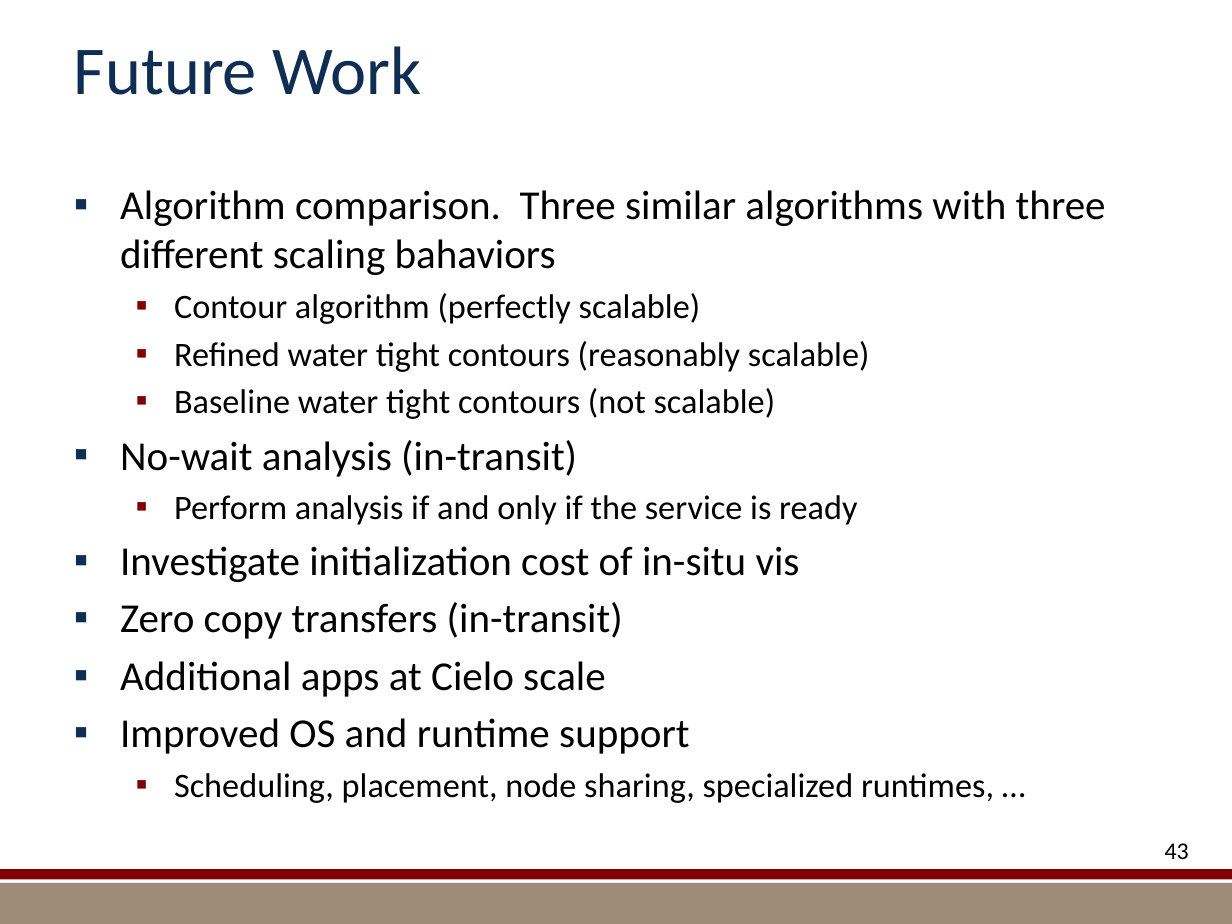
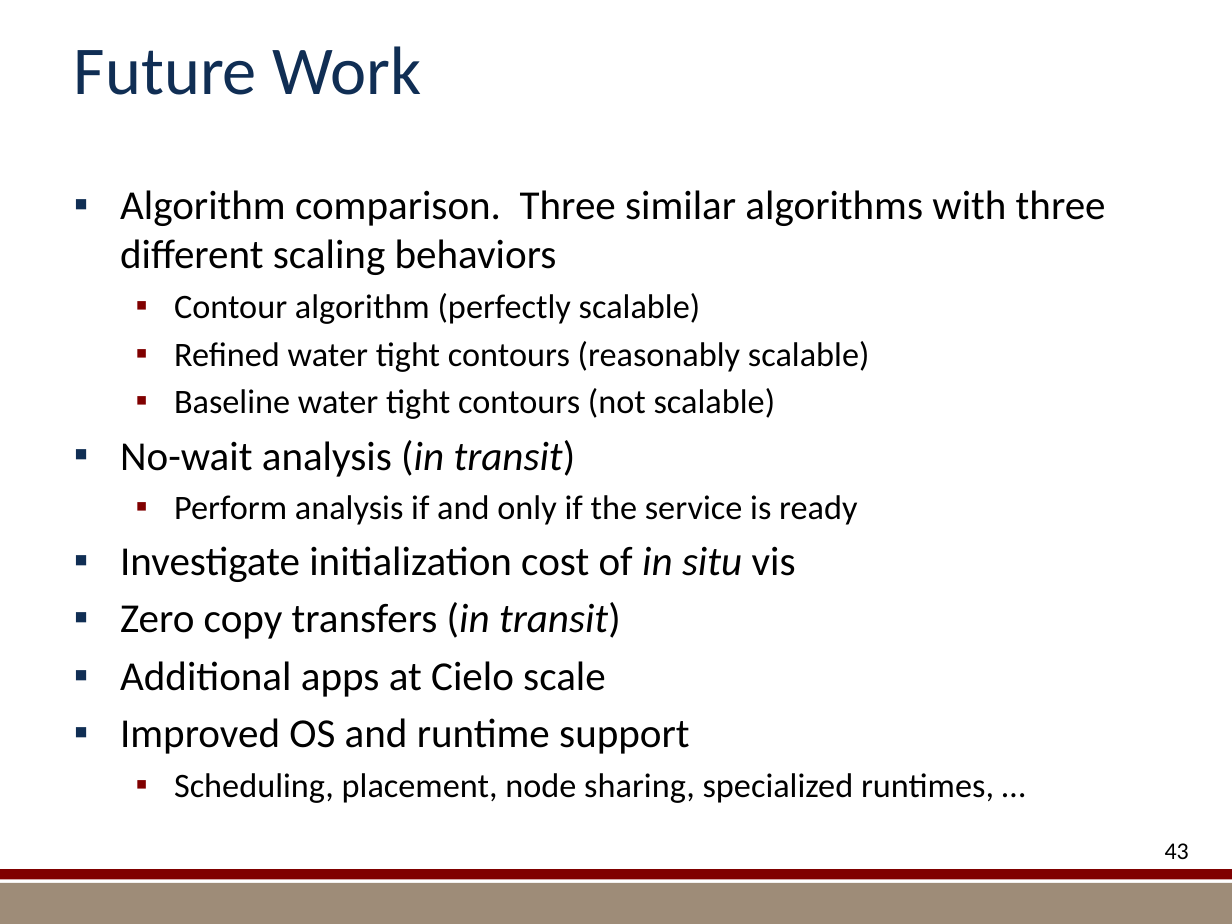
Before and after one commit to kmorel-papers/MilestoneFY13, a slide deck: slide 43 of Summary/SummarySlides.pptx. Drawn at 1232x924 pixels with LibreOffice and Linux fonts; fonts in the diff are those of the drawing; background and template pictures are left out. Boxes give left, top, right and bottom in pixels: in the first picture for what was removed or moved away, otherwise in the second. Text is boxed around its words. In the diff, an @@ line names an element or a change of style, - is before the commit and + after.

Commit message:
Make use of in situ and in transit words consistent.
In all cases they are not hyphenated and italicized.

```diff
--- a/Summary/SummarySlides.pptx
+++ b/Summary/SummarySlides.pptx
@@ text at (x1=120, y1=190, x2=1106, y2=275): text changed @@
-▪ Algorithm comparison. Three similar algorithms with three different scaling bahaviors
+▪ Algorithm comparison. Three similar algorithms with three different scaling behaviors
@@ text at (x1=120, y1=440, x2=576, y2=477): text changed @@
-▪ No-wait analysis (in-transit)
+▪ No-wait analysis (in transit)
@@ text at (x1=120, y1=546, x2=796, y2=639): text changed @@
-▪ Investigate initialization cost of in-situ vis
-▪ Zero copy transfers (in-transit)
+▪ Investigate initialization cost of in situ vis
+▪ Zero copy transfers (in transit)
```
Also in this commit, not shown: 12 other slides changed.
